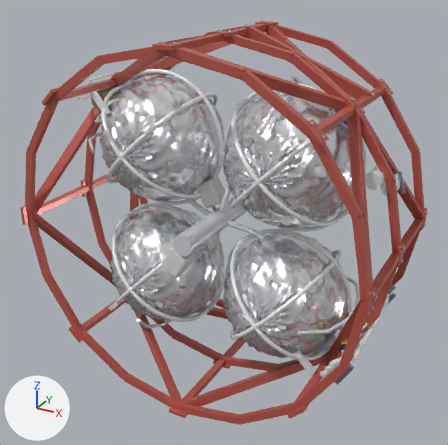
An edit to the glTF model assets-src/ship-modules/tank-3-rcs.glb, drawn before and after from the same camera.
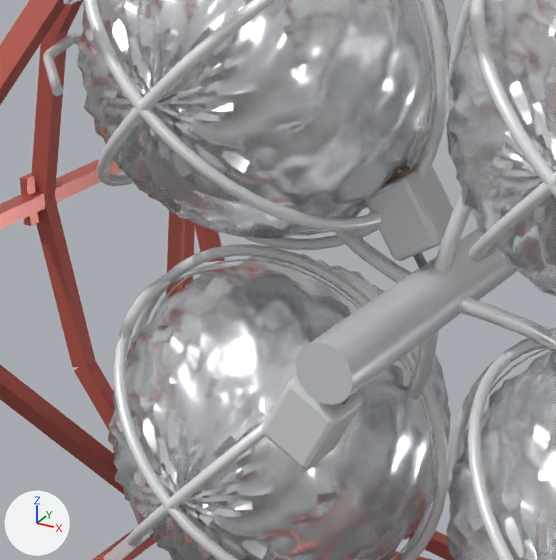
The first picture shows the older version from a 50 mm camera at (4.62, -8.39, 4.08) aimed at (0.02, -0.04, -0.09). The close-ups show the older and then the newer version on the part from 17% to 58% of the width and 27% to 69% of the height of that picture. Only the edits that show in the close-ups are written down. Every picture has the same lights, and +X, +Y and +Z are marked at lower left. Vertices at exactly the same position are counted once.

In view in the first close-up: 'manifold_spine', 'rcs_axial_avionics_box_1', 'rcs_axial_avionics_box_2', 'rcs_axial_avionics_mounts', 'rcs_axial_avionics_panel_1', 'rcs_manifold_feeds', 'rcs_red_box_truss', 'rcs_sphere_0_0', 'rcs_sphere_0_1', 'rcs_sphere_0_2', 'rcs_sphere_0_3', 'rcs_sphere_cage_0_1_2', 'rcs_sphere_cage_0_2_0', 'rcs_sphere_cage_0_2_1' and 14 more.
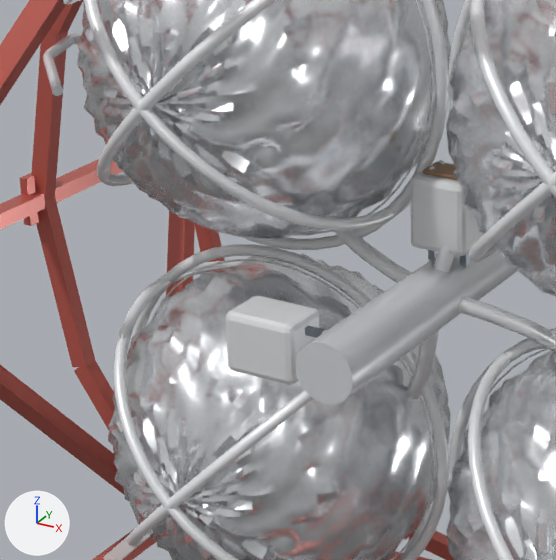
Boxes (x1, y1, x2, y2) around the edits, measured in the close-ups (556 x 560 px; the box of a moved part takes in the faces that stretch with it):
'rcs_axial_avionics_box_2', turned
    before: (262, 376, 363, 469)
    after: (225, 296, 320, 384)
'rcs_axial_avionics_box_1', turned
    before: (365, 166, 454, 261)
    after: (410, 171, 484, 256)
'rcs_axial_avionics_panel_1', turned
    before: (384, 164, 418, 185)
    after: (423, 161, 457, 180)
'rcs_axial_avionics_mounts', reshaped
    before: (341, 252, 456, 405)
    after: (305, 250, 469, 338)
part 4 of me_rcs_axial_avionics_mounts, moved or reshaped (not visible before)
    after: (460, 252, 469, 267)
part 5 of me_rcs_axial_avionics_mounts, moved or reshaped (mostly hidden)
    before: (413, 252, 427, 268)
    after: (428, 250, 438, 260)
part 6 of me_rcs_axial_avionics_mounts, moved or reshaped (not visible before)
    after: (305, 325, 326, 338)

The change, as a diff of the scene's bpy script:
```diff
--- a/assets-src/ship-modules/tank-3-rcs.glb.py
+++ b/assets-src/ship-modules/tank-3-rcs.glb.py
@@ me_rcs_axial_avionics_box_1 @@
 # used by ob_rcs_axial_avionics_box_1; location = (0.0, 0.0, 0.0)
-me_rcs_axial_avionics_box_1.from_pydata(...)  # 56 vertices, 108 faces; spans x -0.463..0.013, y -0.15..0.15, z 0.137..0.643
+me_rcs_axial_avionics_box_1.from_pydata(...)  # 56 vertices, 108 faces; spans x -0.17..0.17, y -0.15..0.15, z 0.24..0.66
+# me_rcs_axial_avionics_box_1 part 1: the whole mesh is turned 30 degrees about the y axis through the mesh origin
 me_rcs_axial_avionics_box_1.materials.append(mat_mat_electronics_white)
@@ me_rcs_axial_avionics_panel_1 @@
 # used by ob_rcs_axial_avionics_panel_1; location = (0.0, 0.0, 0.0)
-me_rcs_axial_avionics_panel_1.from_pydata(...)  # 56 vertices, 108 faces; spans x -0.443..-0.231, y -0.085..0.085, z 0.516..0.651
+me_rcs_axial_avionics_panel_1.from_pydata(...)  # 56 vertices, 108 faces; spans x -0.12..0.12, y -0.085..0.085, z 0.66..0.688
+# me_rcs_axial_avionics_panel_1 part 2: the whole mesh is turned 30 degrees about the y axis through the mesh origin
 me_rcs_axial_avionics_panel_1.materials.append(mat_mat_electronics_brown)
@@ me_rcs_axial_avionics_box_2 @@
 # used by ob_rcs_axial_avionics_box_2; location = (0.0, 0.0, 0.0)
-me_rcs_axial_avionics_box_2.from_pydata(...)  # 56 vertices, 108 faces; spans x -0.463..0.013, y -1.23..-0.93, z -0.643..-0.137
+me_rcs_axial_avionics_box_2.from_pydata(...)  # 56 vertices, 108 faces; spans x -0.66..-0.24, y -1.23..-0.93, z -0.17..0.17
+# me_rcs_axial_avionics_box_2 part 3: the whole mesh is turned 60 degrees about the y axis through the mesh origin
 me_rcs_axial_avionics_box_2.materials.append(mat_mat_electronics_white)
@@ me_rcs_axial_avionics_mounts @@
 # used by ob_rcs_axial_avionics_mounts; location = (0.0, 0.0, 0.0)
-me_rcs_axial_avionics_mounts.from_pydata(...)  # 48 vertices, 72 faces; spans x -0.22..0.24, y -1.1..1.1, z -0.27..0.27
+me_rcs_axial_avionics_mounts.from_pydata(...)  # 48 vertices, 72 faces; spans x -0.24..0.24, y -1.1..1.1, z -0.12..0.24
+# me_rcs_axial_avionics_mounts part 4: the loose piece of 8 vertices spanning x -0.05..0.04, y -0.02..0.02, z 0.16..0.27 is turned 30 degrees about the y axis through the mesh origin
+# me_rcs_axial_avionics_mounts part 5: the loose piece of 8 vertices spanning x -0.22..-0.14, y -0.02..0.02, z 0.06..0.17 is turned 30 degrees about the y axis through the mesh origin
+# me_rcs_axial_avionics_mounts part 6: the loose piece of 8 vertices spanning x -0.22..-0.14, y -1.1..-1.06, z -0.17..-0.06 is turned 60 degrees about the y axis through the mesh origin
+# other edits to the shape of me_rcs_axial_avionics_mounts do not show in these pictures
 me_rcs_axial_avionics_mounts.materials.append(mat_mat_clamp)
```
